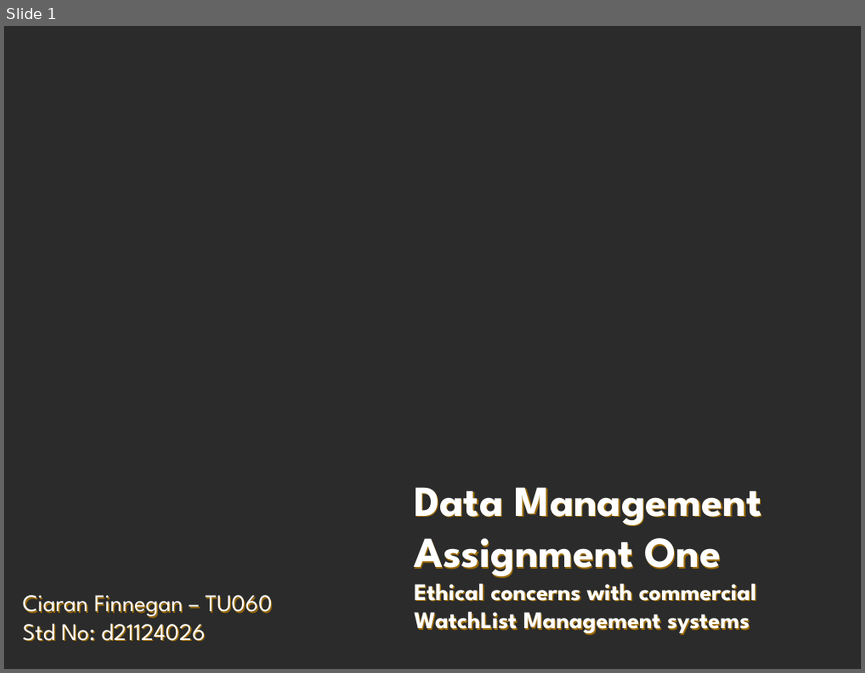
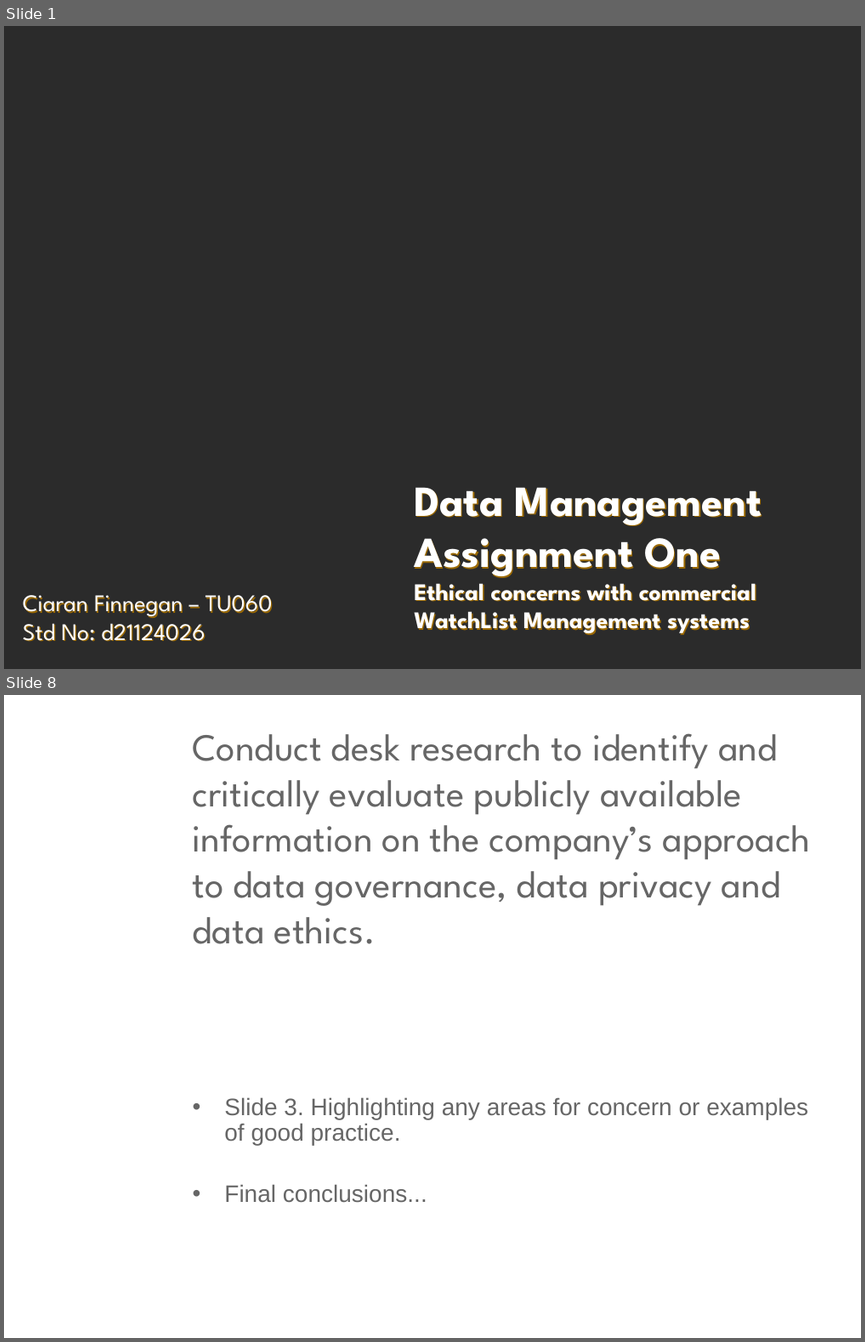
Before and after one commit to JackDaedalus/DataMgmtCA1, a slide deck: PPT_CA1/Data Management - CA1 - Ethics Gov Privacy - Student Ciaran Finnegan d21124026 v1-0 100222.pptx. Shown one above the other, each under a label of ours: slide 1 before the commit, slides 1 and 8 after it; the slides between them are not shown. The pictures are 865x673 and 865x1342 pixels, drawn with LibreOffice and Linux fonts; fonts in the diff are those of the drawing; background and template pictures are left out; a plain dark background stands for a picture behind light text. Boxes give left, top, right and bottom in pixels: in the first picture for what was removed or moved away, otherwise in the second. Text is boxed around its words. In the diff, an @@ line names an element or a change of style, - is before the commit and + after.

```diff
--- a/PPT_CA1/Data Management - CA1 - Ethics Gov Privacy - Student Ciaran Finnegan d21124026 v1-0 100222.pptx
+++ b/PPT_CA1/Data Management - CA1 - Ethics Gov Privacy - Student Ciaran Finnegan d21124026 v1-0 100222.pptx
@@ slide 8 added at [4, 695, 861, 1338], background picture (left out) @@
@@ title added at [193, 733, 811, 944], 32 pt, text #666666 @@
+Conduct desk research to identify and critically evaluate publicly available information on the company’s approach to data governance, data privacy and data ethics.
@@ text added at [224, 1097, 808, 1202], 20 pt, text #666666 @@
+• Slide 3. Highlighting any areas for concern or examples of good practice.
+• Final conclusions...
```
Also in this commit, not shown: 2 slides changed, 4 other slides added.
